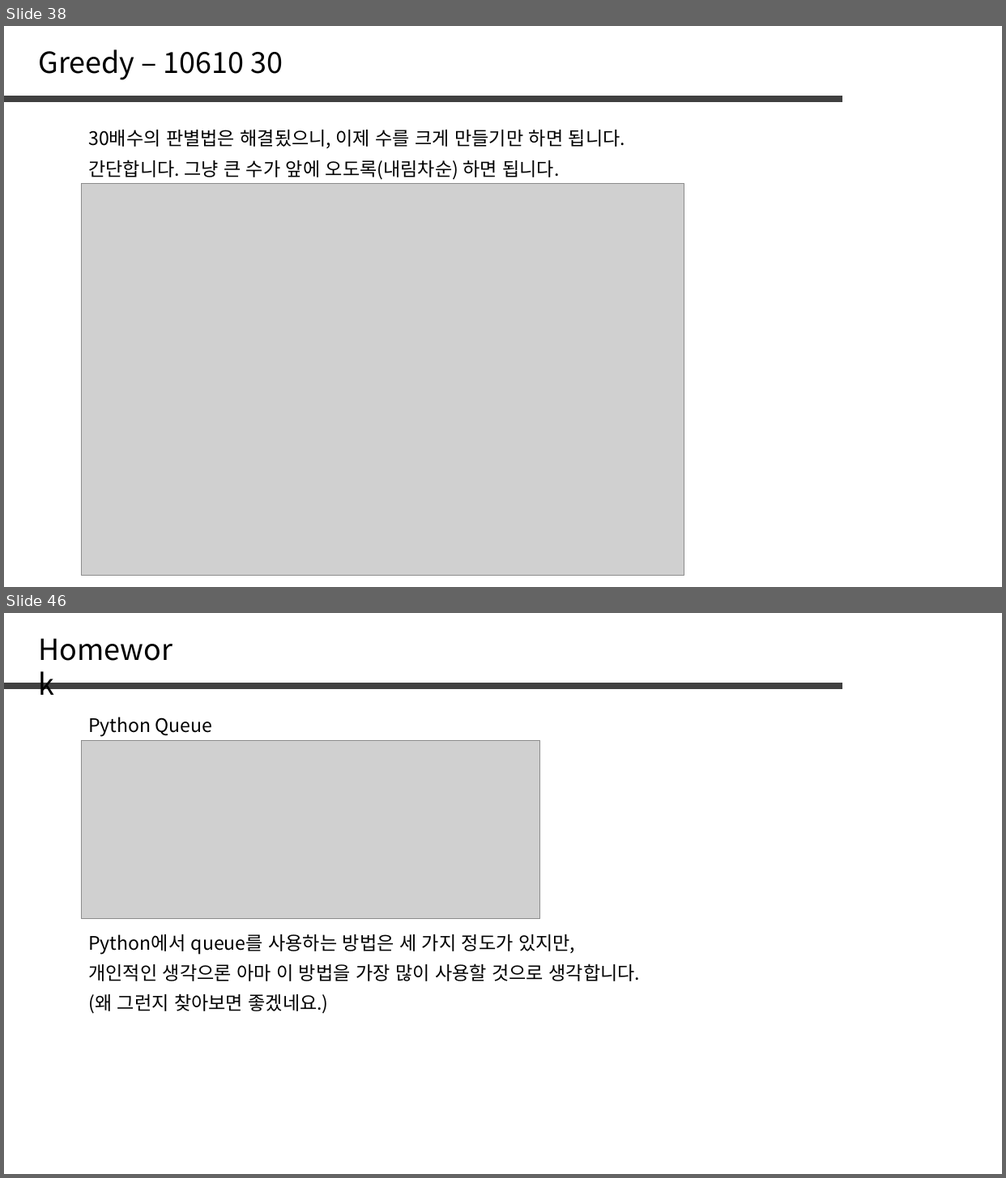
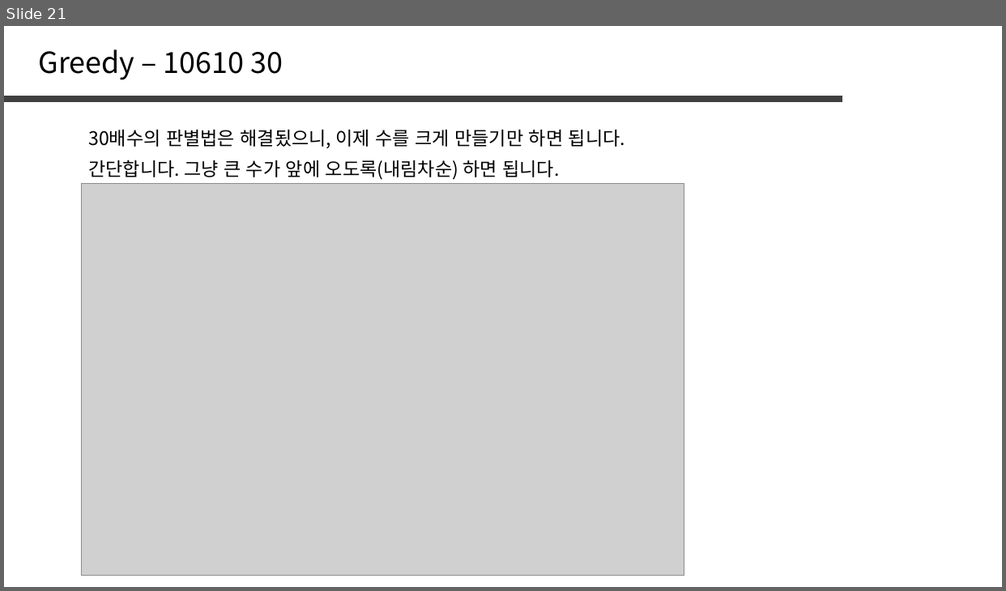
Before and after one commit to jaehoo1/PS-study, a slide deck: study/7_Stack, Queue, List.pptx. Shown one above the other, each under a label of ours: slides 38 and 46 before the commit, slide 21 after it; the slides between them are not shown. The pictures are 1006x1178 and 1006x591 pixels, drawn with LibreOffice and Linux fonts; fonts in the diff are those of the drawing; grey boxes stand for pictures. Boxes give left, top, right and bottom in pixels: in the first picture for what was removed or moved away, otherwise in the second. Text is boxed around its words. In the diff, an @@ line names an element or a change of style, - is before the commit and + after.

```diff
--- a/study/7_Stack, Queue, List.pptx
+++ b/study/7_Stack, Queue, List.pptx
@@ slide 46 removed at [4,613,1002,1174], background #FFFFFF @@
@@ text removed at [31,628,195,670] @@
-Homework
@@ line removed from (4, 686) to (842, 686) @@
@@ text removed at [88,717,213,737] @@
-Python Queue
@@ picture removed at [81,741,540,919] @@
@@ text removed at [88,935,575,954] @@
-Python에서 queue를 사용하는 방법은 세 가지 정도가 있지만,
@@ text removed at [88,964,641,982] @@
-개인적인 생각으론 아마 이 방법을 가장 많이 사용할 것으로 생각합니다.
@@ text removed at [88,994,329,1014] @@
-(왜 그런지 찾아보면 좋겠네요.)
@@ what was slide 38 is now slide 21 @@
```
Also in this commit, not shown: 2 slides changed, 7 slides added, 30 other slides removed.
